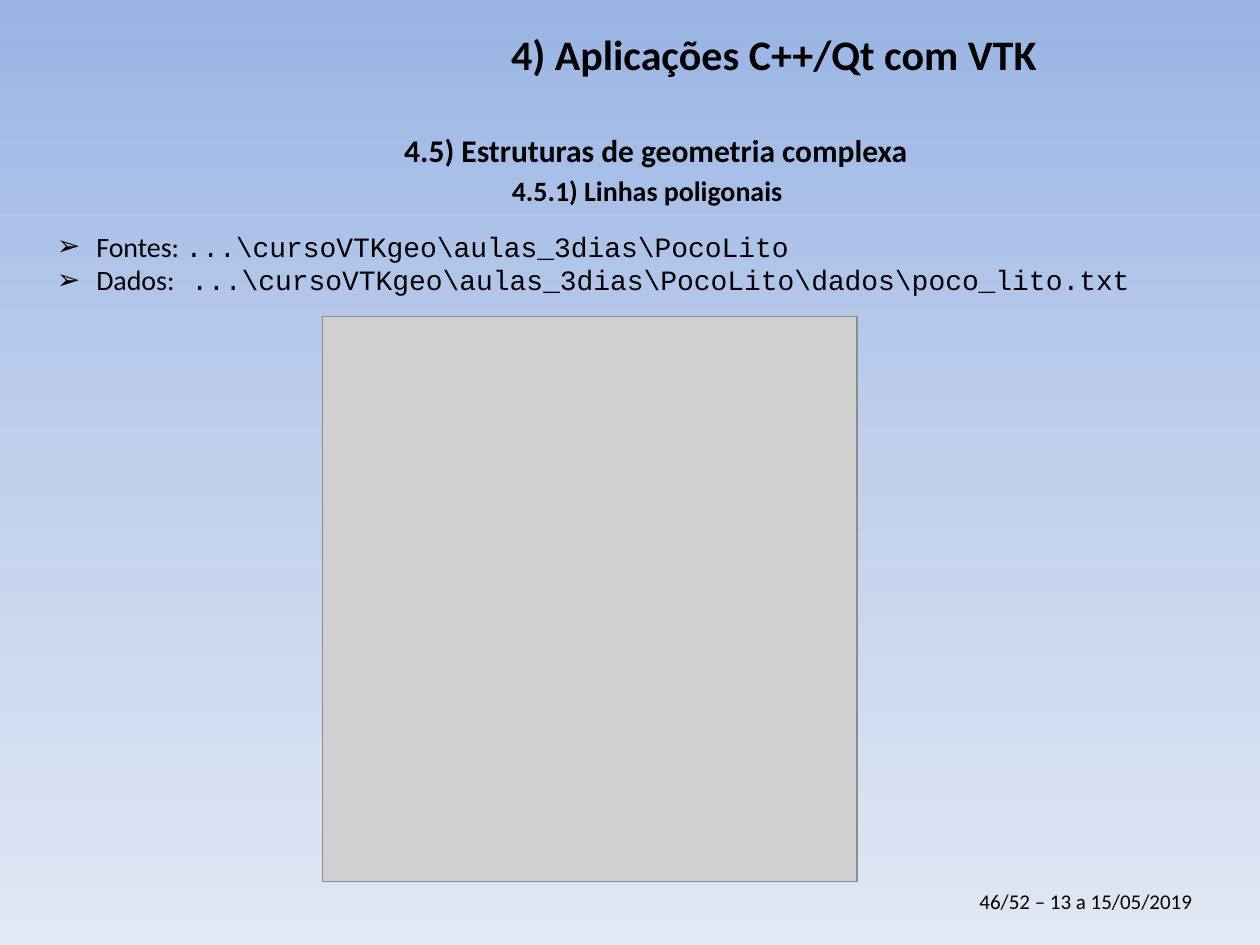
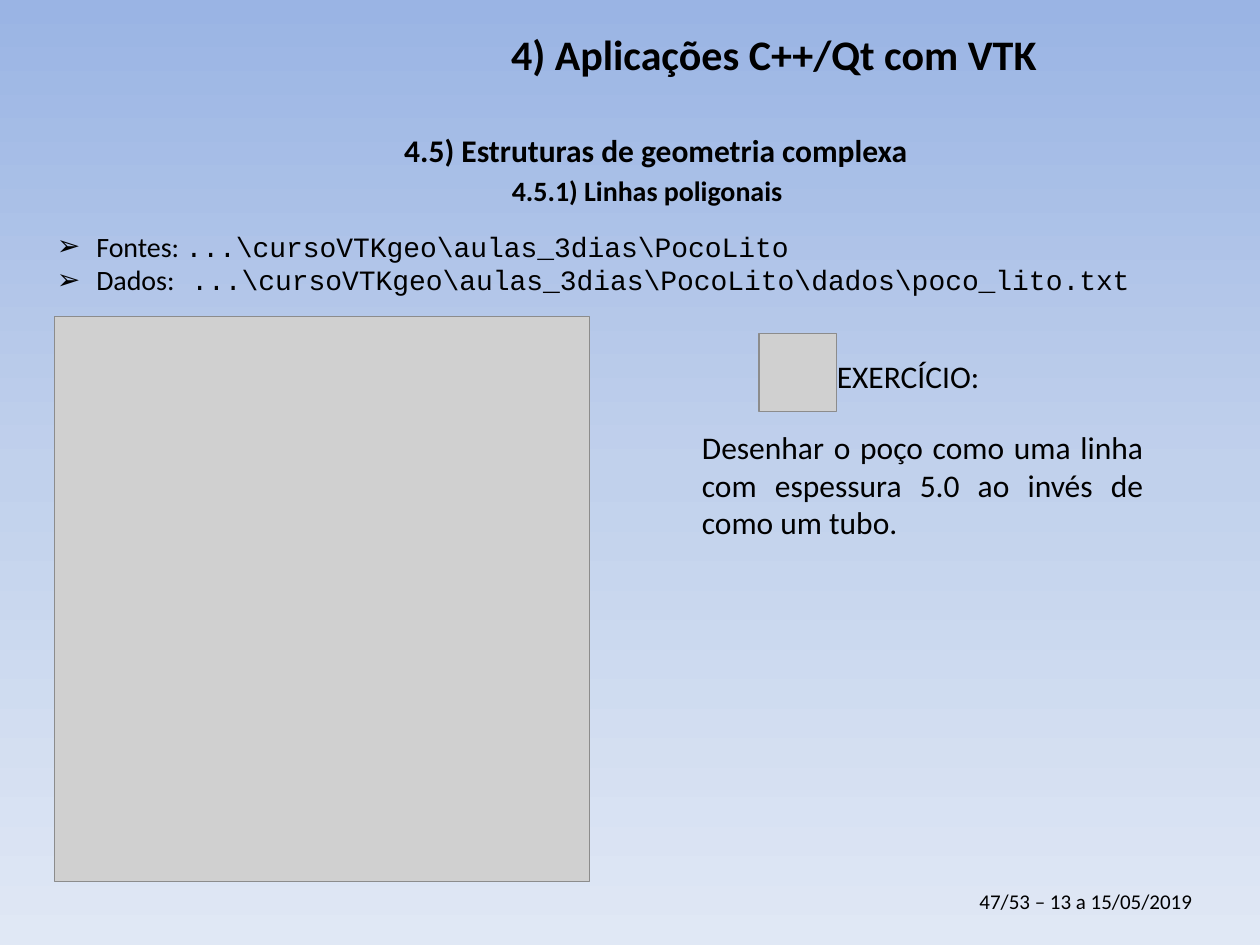
Before and after one commit to PauloCarvalhoRJ/cursoVTKgeo, a slide deck: slide 47 of aulas_3dias/slides_3dias.pptx (slide 46 before the commit). Drawn at 1260x945 pixels with LibreOffice and Linux fonts; fonts in the diff are those of the drawing; grey boxes stand for pictures; background and template pictures are left out. Boxes give left, top, right and bottom in pixels: in the first picture for what was removed or moved away, otherwise in the second. Text is boxed around its words. In the diff, an @@ line names an element or a change of style, - is before the commit and + after.

```diff
--- a/aulas_3dias/slides_3dias.pptx
+++ b/aulas_3dias/slides_3dias.pptx
@@ picture: place and size @@
-picture at box(323, 316, 857, 881)
+picture at box(54, 316, 588, 881)
@@ picture added at box(759, 334, 837, 412) @@
@@ text added at box(837, 361, 980, 389), 18 pt, text #000000 @@
+EXERCÍCIO:
@@ text added at box(702, 437, 1143, 535), 18 pt, text #000000 @@
+Desenhar o poço como uma linha com espessura 5.0 ao invés de como um tubo.
@@ text at box(979, 894, 1192, 910): text changed @@
-46/52 – 13 a 15/05/2019
+47/53 – 13 a 15/05/2019
```
Also in this commit, not shown: 11 other slides changed, 1 slide added.
